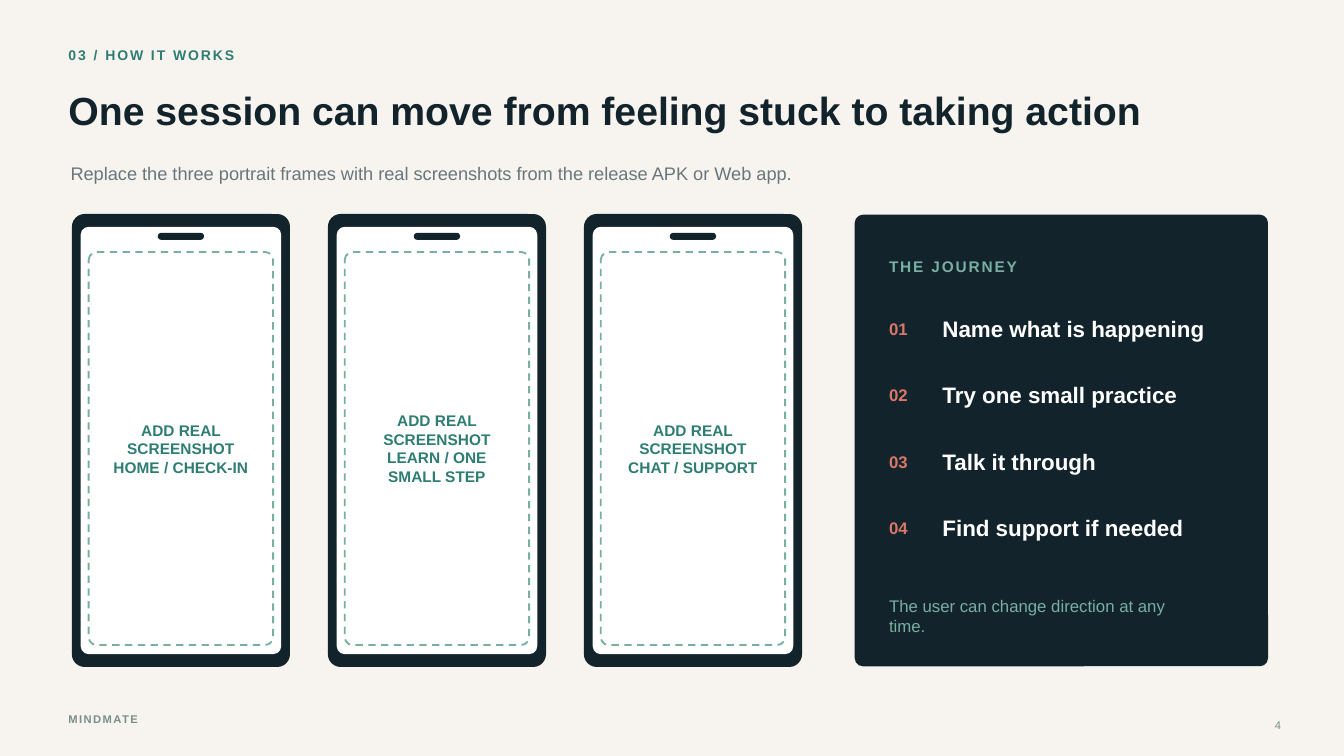
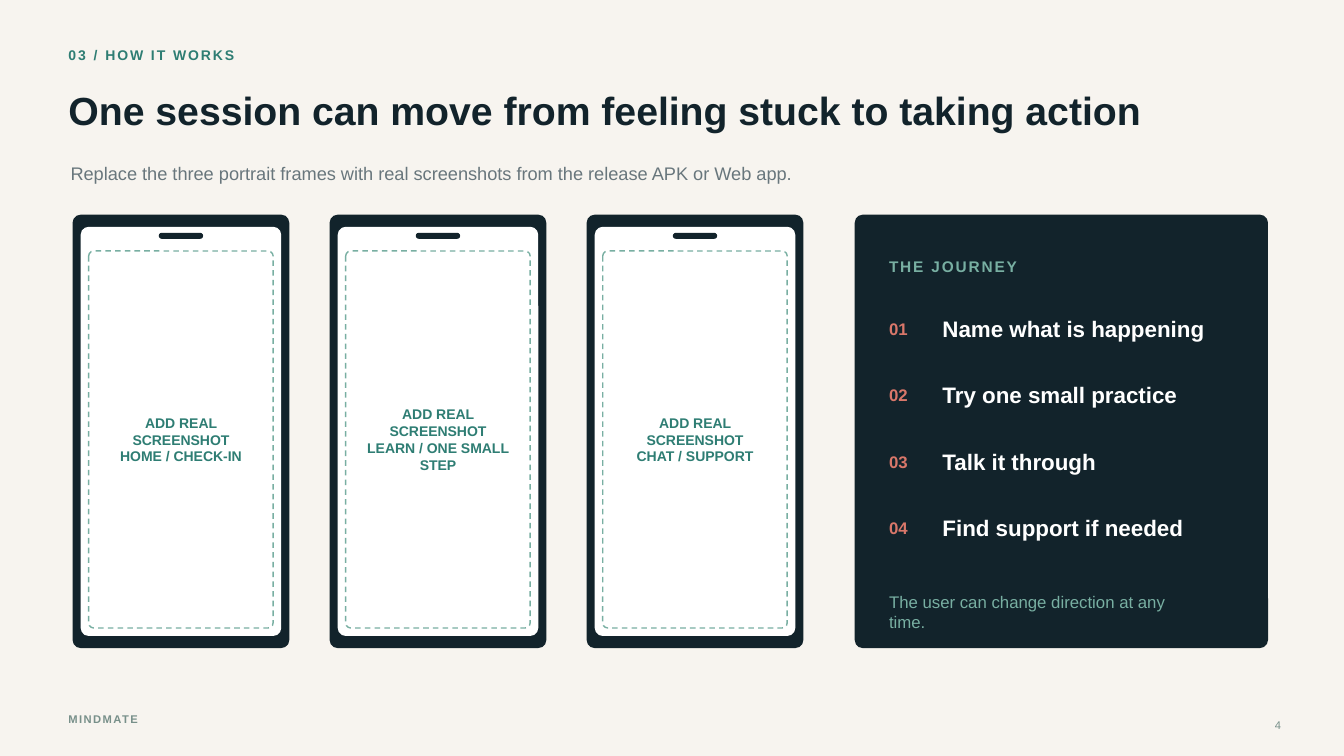
Before and after one commit to Tor3x-Coder/mindmate, a slide deck: slide 4 of presentation/MindMate_Competition_Presentation.pptx. Drawn at 1344x756 pixels with LibreOffice and Linux fonts; fonts in the diff are those of the drawing. Boxes give left, top, right and bottom in pixels: in the first picture for what was removed or moved away, otherwise in the second. Text is boxed around its words. In the diff, an @@ line names an element or a change of style, - is before the commit and + after.

```diff
--- a/presentation/MindMate_Competition_Presentation.pptx
+++ b/presentation/MindMate_Competition_Presentation.pptx
@@ rounded rectangle: place and size @@
-rounded rectangle at (73, 215, 289, 666)
+rounded rectangle at (73, 215, 289, 648)
@@ rounded rectangle: place and size @@
-rounded rectangle at (81, 227, 281, 654)
+rounded rectangle at (81, 227, 281, 636)
@@ rounded rectangle: place and size @@
-rounded rectangle at (329, 215, 545, 666)
+rounded rectangle at (330, 215, 546, 648)
@@ rounded rectangle: place and size @@
-rounded rectangle at (337, 227, 537, 654)
+rounded rectangle at (338, 227, 538, 636)
@@ rounded rectangle at (415, 233, 460, 239): proportions changed @@
@@ outline #12232B 1 pt to none; proportions changed in 3 elements at (73, 215, 289, 648), (330, 215, 546, 648), (587, 215, 804, 648) @@
@@ rounded rectangle: place and size @@
-rounded rectangle at (585, 215, 802, 666)
+rounded rectangle at (587, 215, 804, 648)
@@ rounded rectangle: place and size @@
-rounded rectangle at (593, 227, 793, 654)
+rounded rectangle at (595, 227, 796, 636)
@@ rounded rectangle at (673, 233, 717, 239): proportions changed @@
@@ rounded rectangle: place and size @@
-rounded rectangle at (669, 233, 716, 240)
+rounded rectangle at (673, 233, 717, 239)
@@ rounded rectangle: place and size @@
-rounded rectangle at (855, 215, 1268, 666)
+rounded rectangle at (855, 215, 1268, 648)
@@ rounded rectangle: place and size @@
-rounded rectangle at (89, 252, 273, 645)
+rounded rectangle at (89, 251, 273, 628)
@@ rounded rectangle: place and size @@
-rounded rectangle at (345, 252, 529, 645)
+rounded rectangle at (346, 251, 530, 628)
@@ fill none to #FFFFFF; outline #78AFA2 1.3 pt dashed to #78AFA2 1 pt dashed; proportions changed in 3 elements at (89, 251, 273, 628), (346, 251, 530, 628), (603, 251, 787, 628) @@
@@ rounded rectangle: place and size @@
-rounded rectangle at (601, 252, 785, 645)
+rounded rectangle at (603, 251, 787, 628)
@@ size 11 to 10 pt in 3 elements at (120, 418, 242, 461), (367, 409, 509, 470), (637, 418, 753, 461) @@
@@ text "The user can change direction ...": place and size @@
-text "The user can change direction ..." at (889, 600, 1165, 632)
+text "The user can change direction ..." at (889, 596, 1165, 628)
```
Also in this commit, not shown: 4 other slides changed, 6 slides added, 5 slides removed.
